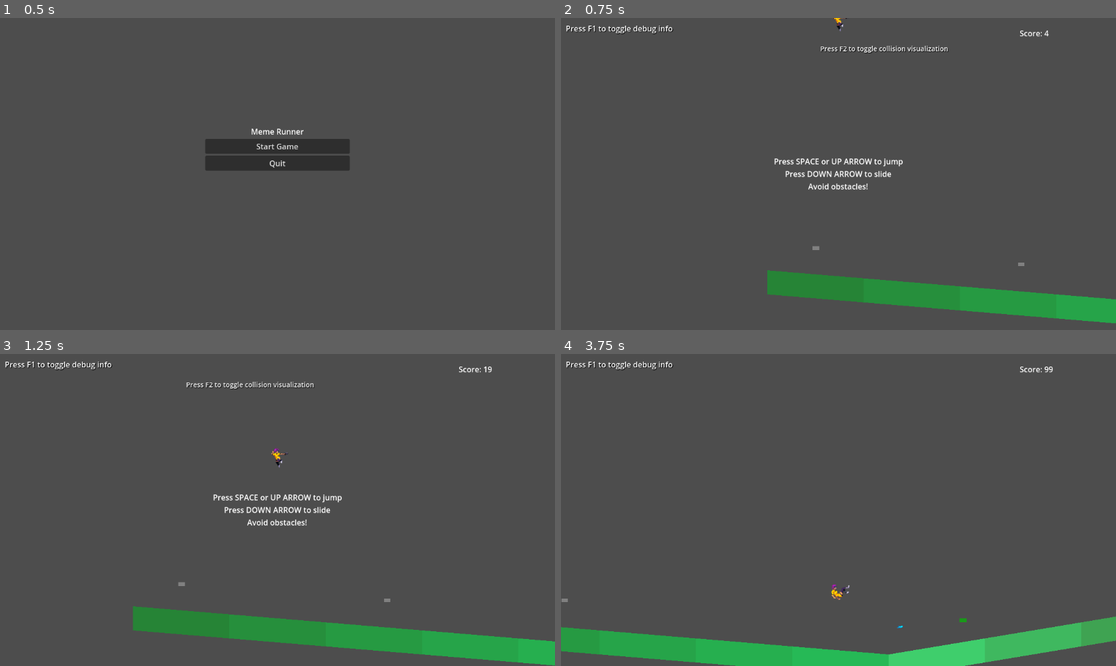
Above: before the commit, frames 1-4 (two rows, left to right).
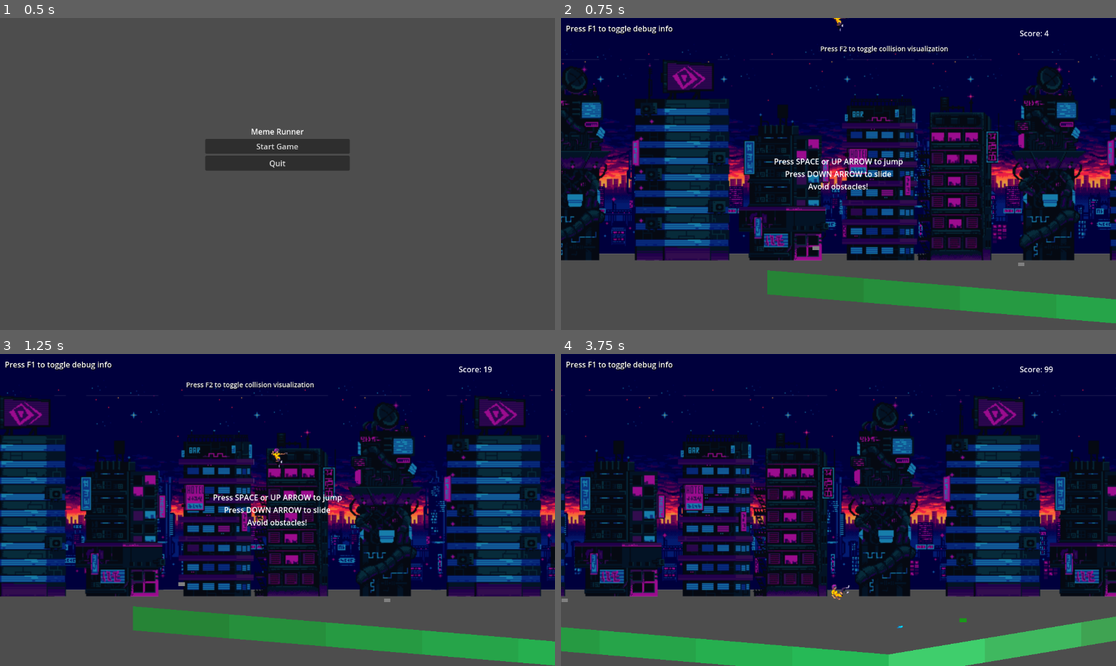
Above: after the commit, the same moments.

Repository: DeweyHur/meme_runner
Game: Godot game, scene res://scenes/MainMenu.tscn
Same seed, same stepped clock (60 frames per second), same inputs: the game is played once before the commit and once after it.
Inputs:
- Up to frame 1 (0.5 s): no input
- Up to frame 2 (0.75 s): click "Start Game" at 0.5 s
- Up to frame 3 (1.25 s): no input
- Up to frame 4 (3.75 s): tap Space (jump) at 1.25, 1.52, 2, 2.27, 2.75, 3.5 s; hold Shift (slide) 1.28-2.03 s; hold Up (ui_up) 1.28-2.78 s; tap Shift (slide) at 2.1, 3.6 s; hold Left (ui_left) 2.78-3.53 s; hold Shift (slide) 2.78-3.53 s; hold Up (ui_up) from 3.53 s (still down)

Frame 1 is identical in both runs. In frame 2, 76% of the frame differs, in the area x 0-100%, y 0-78%; in frame 3, 77%; in frame 4, 77%.

Commit message:
Add auto-scrolling parallax background to game scene

Diff:
--- a/World/world-tileset.tres
+++ b/World/world-tileset.tres
@@ -5,206 +5,96 @@
 [sub_resource type="TileSetAtlasSource" id="TileSetAtlasSource_ds8lp"]
 texture = ExtResource("1_nhgsb")
 1:1/0 = 0
-1:1/0/physics_layer_0/linear_velocity = Vector2(0, 0)
-1:1/0/physics_layer_0/angular_velocity = 0.0
 3:1/0 = 0
-3:1/0/physics_layer_0/linear_velocity = Vector2(0, 0)
-3:1/0/physics_layer_0/angular_velocity = 0.0
 4:1/0 = 0
-4:1/0/physics_layer_0/linear_velocity = Vector2(0, 0)
-4:1/0/physics_layer_0/angular_velocity = 0.0
 5:1/0 = 0
-5:1/0/physics_layer_0/linear_velocity = Vector2(0, 0)
-5:1/0/physics_layer_0/angular_velocity = 0.0
 7:1/0 = 0
-7:1/0/physics_layer_0/linear_velocity = Vector2(0, 0)
-7:1/0/physics_layer_0/angular_velocity = 0.0
 12:1/0 = 0
-12:1/0/physics_layer_0/linear_velocity = Vector2(0, 0)
-12:1/0/physics_layer_0/angular_velocity = 0.0
 21:1/0 = 0
-21:1/0/physics_layer_0/linear_velocity = Vector2(0, 0)
-21:1/0/physics_layer_0/angular_velocity = 0.0
 1:2/0 = 0
-1:2/0/physics_layer_0/linear_velocity = Vector2(0, 0)
-1:2/0/physics_layer_0/angular_velocity = 0.0
 7:2/0 = 0
-7:2/0/physics_layer_0/linear_velocity = Vector2(0, 0)
-7:2/0/physics_layer_0/angular_velocity = 0.0
 12:2/0 = 0
-12:2/0/physics_layer_0/linear_velocity = Vector2(0, 0)
-12:2/0/physics_layer_0/angular_velocity = 0.0
 1:3/0 = 0
-1:3/0/physics_layer_0/linear_velocity = Vector2(0, 0)
-1:3/0/physics_layer_0/angular_velocity = 0.0
 7:3/0 = 0
-7:3/0/physics_layer_0/linear_velocity = Vector2(0, 0)
-7:3/0/physics_layer_0/angular_velocity = 0.0
 12:3/0 = 0
-12:3/0/physics_layer_0/linear_velocity = Vector2(0, 0)
-12:3/0/physics_layer_0/angular_velocity = 0.0
 3:4/0 = 0
-3:4/0/physics_layer_0/linear_velocity = Vector2(0, 0)
-3:4/0/physics_layer_0/angular_velocity = 0.0
 4:4/0 = 0
-4:4/0/physics_layer_0/linear_velocity = Vector2(0, 0)
-4:4/0/physics_layer_0/angular_velocity = 0.0
 5:4/0 = 0
-5:4/0/physics_layer_0/linear_velocity = Vector2(0, 0)
-5:4/0/physics_layer_0/angular_velocity = 0.0
 12:4/0 = 0
-12:4/0/physics_layer_0/linear_velocity = Vector2(0, 0)
-12:4/0/physics_layer_0/angular_velocity = 0.0
 2:6/0 = 0
-2:6/0/physics_layer_0/linear_velocity = Vector2(0, 0)
-2:6/0/physics_layer_0/angular_velocity = 0.0
 4:6/0 = 0
-4:6/0/physics_layer_0/linear_velocity = Vector2(0, 0)
-4:6/0/physics_layer_0/angular_velocity = 0.0
 8:6/0 = 0
-8:6/0/physics_layer_0/linear_velocity = Vector2(0, 0)
-8:6/0/physics_layer_0/angular_velocity = 0.0
 2:7/0 = 0
-2:7/0/physics_layer_0/linear_velocity = Vector2(0, 0)
-2:7/0/physics_layer_0/angular_velocity = 0.0
 4:7/0 = 0
-4:7/0/physics_layer_0/linear_velocity = Vector2(0, 0)
-4:7/0/physics_layer_0/angular_velocity = 0.0
 8:7/0 = 0
-8:7/0/physics_layer_0/linear_velocity = Vector2(0, 0)
-8:7/0/physics_layer_0/angular_velocity = 0.0
 4:8/0 = 0
-4:8/0/physics_layer_0/linear_velocity = Vector2(0, 0)
-4:8/0/physics_layer_0/angular_velocity = 0.0
 8:8/0 = 0
-8:8/0/physics_layer_0/linear_velocity = Vector2(0, 0)
-8:8/0/physics_layer_0/angular_velocity = 0.0
 7:9/0 = 0
-7:9/0/physics_layer_0/linear_velocity = Vector2(0, 0)
-7:9/0/physics_layer_0/angular_velocity = 0.0
 8:9/0 = 0
-8:9/0/physics_layer_0/linear_velocity = Vector2(0, 0)
-8:9/0/physics_layer_0/angular_velocity = 0.0
 4:10/0 = 0
-4:10/0/physics_layer_0/linear_velocity = Vector2(0, 0)
-4:10/0/physics_layer_0/angular_velocity = 0.0
 4:11/0 = 0
-4:11/0/physics_layer_0/linear_velocity = Vector2(0, 0)
-4:11/0/physics_layer_0/angular_velocity = 0.0
 6:11/0 = 0
-6:11/0/physics_layer_0/linear_velocity = Vector2(0, 0)
-6:11/0/physics_layer_0/angular_velocity = 0.0
 7:11/0 = 0
-7:11/0/physics_layer_0/linear_velocity = Vector2(0, 0)
-7:11/0/physics_layer_0/angular_velocity = 0.0
 7:11/0/physics_layer_0/polygon_0/points = PackedVector2Array(-8, -8, 8, -8, 8, 8, -8, 8)
 7:11/0/physics_layer_0/polygon_0/one_way = true
 8:11/0 = 0
-8:11/0/physics_layer_0/linear_velocity = Vector2(0, 0)
-8:11/0/physics_layer_0/angular_velocity = 0.0
 8:11/0/physics_layer_0/polygon_0/points = PackedVector2Array(-8, -8, 8, -8, 8, 8, -8, 8)
 8:11/0/physics_layer_0/polygon_0/one_way = true
 9:11/0 = 0
-9:11/0/physics_layer_0/linear_velocity = Vector2(0, 0)
-9:11/0/physics_layer_0/angular_velocity = 0.0
 10:6/size_in_atlas = Vector2i(1, 2)
 10:6/0 = 0
 10:6/0/texture_origin = Vector2i(0, -8)
-10:6/0/physics_layer_0/linear_velocity = Vector2(0, 0)
-10:6/0/physics_layer_0/angular_velocity = 0.0
 11:6/size_in_atlas = Vector2i(1, 2)
 11:6/0 = 0
 11:6/0/texture_origin = Vector2i(0, -8)
-11:6/0/physics_layer_0/linear_velocity = Vector2(0, 0)
-11:6/0/physics_layer_0/angular_velocity = 0.0
 12:6/size_in_atlas = Vector2i(1, 2)
 12:6/0 = 0
 12:6/0/texture_origin = Vector2i(0, -8)
-12:6/0/physics_layer_0/linear_velocity = Vector2(0, 0)
-12:6/0/physics_layer_0/angular_velocity = 0.0
 14:1/size_in_atlas = Vector2i(3, 4)
 14:1/0 = 0
 14:1/0/texture_origin = Vector2i(0, -8)
-14:1/0/physics_layer_0/linear_velocity = Vector2(0, 0)
-14:1/0/physics_layer_0/angular_velocity = 0.0
 14:6/size_in_atlas = Vector2i(3, 4)
 14:6/0 = 0
 14:6/0/texture_origin = Vector2i(0, -8)
-14:6/0/physics_layer_0/linear_velocity = Vector2(0, 0)
-14:6/0/physics_layer_0/angular_velocity = 0.0
 18:6/size_in_atlas = Vector2i(1, 2)
 18:6/0 = 0
 18:6/0/texture_origin = Vector2i(0, -8)
-18:6/0/physics_layer_0/linear_velocity = Vector2(0, 0)
-18:6/0/physics_layer_0/angular_velocity = 0.0
 22:6/size_in_atlas = Vector2i(1, 2)
 22:6/0 = 0
 22:6/0/texture_origin = Vector2i(0, -8)
-22:6/0/physics_layer_0/linear_velocity = Vector2(0, 0)
-22:6/0/physics_layer_0/angular_velocity = 0.0
 14:11/size_in_atlas = Vector2i(3, 4)
 14:11/0 = 0
 14:11/0/texture_origin = Vector2i(0, -8)
-14:11/0/physics_layer_0/linear_velocity = Vector2(0, 0)
-14:11/0/physics_layer_0/angular_velocity = 0.0
 3:2/0 = 0
-3:2/0/physics_layer_0/linear_velocity = Vector2(0, 0)
-3:2/0/physics_layer_0/angular_velocity = 0.0
 3:3/0 = 0
-3:3/0/physics_layer_0/linear_velocity = Vector2(0, 0)
-3:3/0/physics_layer_0/angular_velocity = 0.0
 5:3/0 = 0
-5:3/0/physics_layer_0/linear_velocity = Vector2(0, 0)
-5:3/0/physics_layer_0/angular_velocity = 0.0
 5:2/0 = 0
-5:2/0/physics_layer_0/linear_velocity = Vector2(0, 0)
-5:2/0/physics_layer_0/angular_velocity = 0.0
 4:2/size_in_atlas = Vector2i(1, 2)
 4:2/0 = 0
 4:2/0/texture_origin = Vector2i(0, -8)
-4:2/0/physics_layer_0/linear_velocity = Vector2(0, 0)
-4:2/0/physics_layer_0/angular_velocity = 0.0
 20:6/0 = 0
-20:6/0/physics_layer_0/linear_velocity = Vector2(0, 0)
-20:6/0/physics_layer_0/angular_velocity = 0.0
 20:7/0 = 0
-20:7/0/physics_layer_0/linear_velocity = Vector2(0, 0)
-20:7/0/physics_layer_0/angular_velocity = 0.0
 9:1/size_in_atlas = Vector2i(2, 1)
 9:1/0 = 0
 9:1/0/texture_origin = Vector2i(-8, 0)
-9:1/0/physics_layer_0/linear_velocity = Vector2(0, 0)
-9:1/0/physics_layer_0/angular_velocity = 0.0
 9:2/size_in_atlas = Vector2i(2, 2)
 9:2/0 = 0
 9:2/0/texture_origin = Vector2i(-8, -8)
-9:2/0/physics_layer_0/linear_velocity = Vector2(0, 0)
-9:2/0/physics_layer_0/angular_velocity = 0.0
 9:4/size_in_atlas = Vector2i(2, 1)
 9:4/0 = 0
 9:4/0/texture_origin = Vector2i(-8, 0)
-9:4/0/physics_layer_0/linear_velocity = Vector2(0, 0)
-9:4/0/physics_layer_0/angular_velocity = 0.0
 18:1/size_in_atlas = Vector2i(2, 1)
 18:1/0 = 0
 18:1/0/texture_origin = Vector2i(-8, 0)
-18:1/0/physics_layer_0/linear_velocity = Vector2(0, 0)
-18:1/0/physics_layer_0/angular_velocity = 0.0
 18:2/size_in_atlas = Vector2i(2, 2)
 18:2/0 = 0
 18:2/0/texture_origin = Vector2i(-8, -8)
-18:2/0/physics_layer_0/linear_velocity = Vector2(0, 0)
-18:2/0/physics_layer_0/angular_velocity = 0.0
 18:4/size_in_atlas = Vector2i(2, 1)
 18:4/0 = 0
 18:4/0/texture_origin = Vector2i(-8, 0)
-18:4/0/physics_layer_0/linear_velocity = Vector2(0, 0)
-18:4/0/physics_layer_0/angular_velocity = 0.0
 11:9/size_in_atlas = Vector2i(2, 2)
 11:9/0 = 0
 11:9/0/texture_origin = Vector2i(-8, -8)
-11:9/0/physics_layer_0/linear_velocity = Vector2(0, 0)
-11:9/0/physics_layer_0/angular_velocity = 0.0
 
 [resource]
 physics_layer_0/collision_layer = 1
--- /dev/null
+++ b/auto_scroller.gdshader
@@ -0,0 +1,9 @@
+shader_type canvas_item;
+
+uniform vec2 direction = vec2(1.0, 0.0);
+uniform float speed_scale = 0.02;
+
+void fragment(){
+	vec2 move = direction * TIME * speed_scale;
+	COLOR = texture(TEXTURE, UV + move);
+}
--- /dev/null
+++ b/auto_scroller.tscn
@@ -0,0 +1,43 @@
+[gd_scene load_steps=8 format=3 uid="uid://c3idsj77kmk8h"]
+
+[ext_resource type="Texture2D" uid="uid://mnxlwlmag0u1" path="res://CityLayers/back.png" id="1_kfogy"]
+[ext_resource type="Shader" path="res://auto_scroller.gdshader" id="2_s8vwb"]
+[ext_resource type="Texture2D" uid="uid://breq2e4hdjvx6" path="res://CityLayers/middle.png" id="3_duehl"]
+[ext_resource type="Texture2D" uid="uid://c0hp7gt6l6kaf" path="res://CityLayers/foreground.png" id="4_0l70d"]
+[ext_resource type="AudioStream" uid="uid://dlj20q6oi3gh1" path="res://Music/cyberpunk-street.ogg" id="8_qb2oq"]
+
+[sub_resource type="ShaderMaterial" id="ShaderMaterial_jv7m2"]
+shader = ExtResource("2_s8vwb")
+shader_parameter/direction = Vector2(1, 0)
+shader_parameter/speed_scale = 0.02
+
+[sub_resource type="ShaderMaterial" id="ShaderMaterial_qattk"]
+shader = ExtResource("2_s8vwb")
+shader_parameter/direction = Vector2(3, 0)
+shader_parameter/speed_scale = 0.02
+
+[node name="AutoScroller" type="Node2D"]
+
+[node name="BackFixedTexture" type="TextureRect" parent="."]
+offset_right = 320.0
+offset_bottom = 272.0
+texture = ExtResource("1_kfogy")
+stretch_mode = 1
+
+[node name="TextureRectMiddle" type="TextureRect" parent="."]
+material = SubResource("ShaderMaterial_jv7m2")
+offset_right = 320.0
+offset_bottom = 240.0
+texture = ExtResource("3_duehl")
+stretch_mode = 1
+
+[node name="TextureRectForeground" type="TextureRect" parent="."]
+material = SubResource("ShaderMaterial_qattk")
+offset_right = 320.0
+offset_bottom = 240.0
+texture = ExtResource("4_0l70d")
+stretch_mode = 1
+
+[node name="AudioStreamPlayer" type="AudioStreamPlayer" parent="."]
+stream = ExtResource("8_qb2oq")
+autoplay = true
--- a/scenes/Game.tscn
+++ b/scenes/Game.tscn
@@ -6,9 +6,14 @@
 [ext_resource type="Script" uid="uid://bnwdi5skpif7x" path="res://scripts/DebugOverlay.gd" id="4_0x0x0"]
 [ext_resource type="Script" uid="uid://vu2rh3mbcquj" path="res://scripts/CollisionVisualizer.gd" id="5_0x0x0"]
 [ext_resource type="AudioStream" uid="uid://d2qgefq70aowe" path="res://Music/cyber_runner.ogg" id="6_0x0x0"]
+[ext_resource type="PackedScene" uid="uid://3sksd0fw621u" path="res://World/parallax_background.tscn" id="7_0x0x0"]
 
 [node name="Game" type="Node2D"]
 script = ExtResource("2_0x0x0")
+
+[node name="ParallaxBackground" parent="." instance=ExtResource("7_0x0x0")]
+scale = Vector2(2, 2)
+transform = Transform2D(2, 0, 0, 2, 0, 0)
 
 [node name="Camera2D" type="Camera2D" parent="."]
 position = Vector2(100, 300)
Binary file added: CityLayers/back.png
Not shown, added: CityLayers/back.png.import
Binary file added: CityLayers/foreground-empty.png
Not shown, added: CityLayers/foreground-empty.png.import
Binary file added: CityLayers/foreground.png
Not shown, added: CityLayers/foreground.png.import
Binary file added: CityLayers/middle.png
Not shown, added: CityLayers/middle.png.import
Not shown, added: Music/cyberpunk-street.ogg.import
Binary file added: Player/space-marine/Sprites/Climb/climb.gif
Binary file added: Player/space-marine/Sprites/Climb/sprites/climb1.png
Not shown, added: Player/space-marine/Sprites/Climb/sprites/climb1.png.import
(and 173 more such lines)
